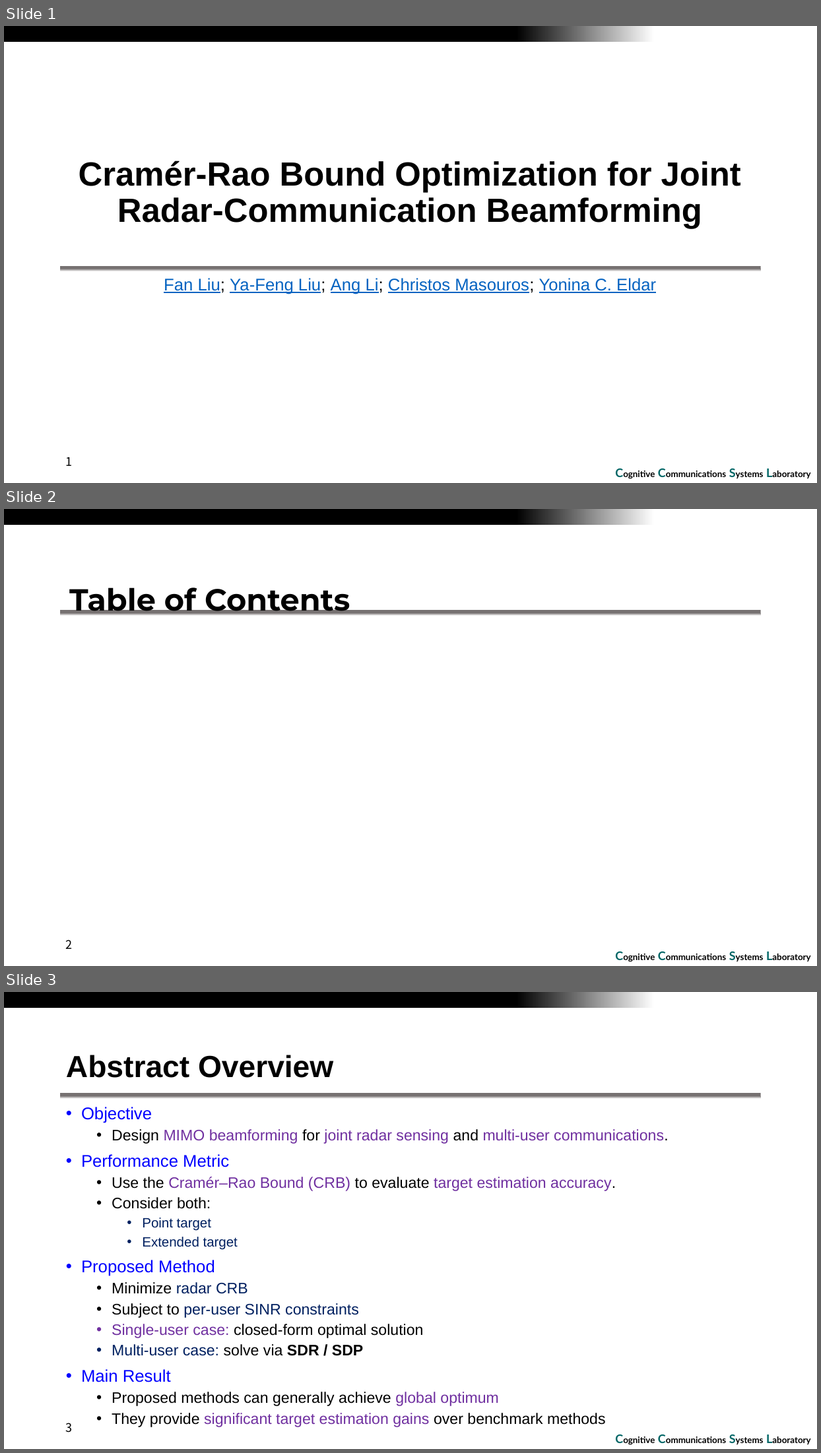
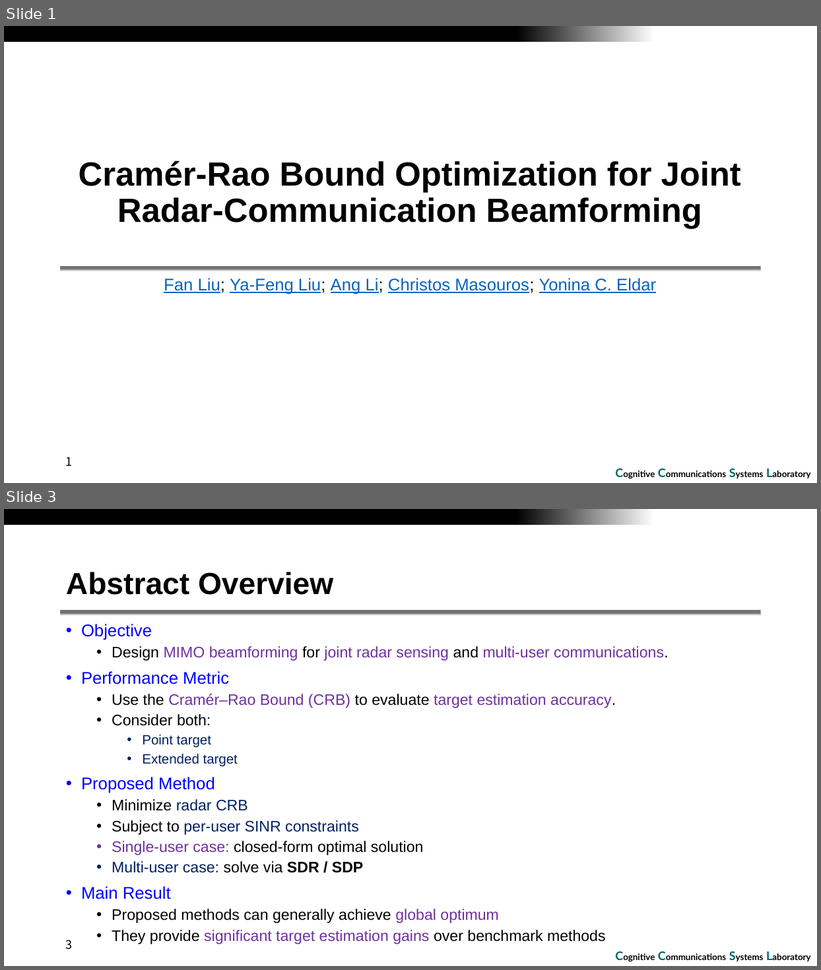
Before and after one commit to RefatHanbat/CRB-Optimization-for-Joint-Radar-Communication-Beamforming, a slide deck: CRB for joint randar communication and beamforming.pptx. Shown one above the other, each under a label of ours: slides 1, 2 and 3 before the commit, slides 1 and 3 after it; the slides between them are not shown. The pictures are 821x1453 and 821x970 pixels, drawn with LibreOffice and Linux fonts; fonts in the diff are those of the drawing; background and template pictures are left out. Boxes give left, top, right and bottom in pixels: in the first picture for what was removed or moved away, otherwise in the second. Text is boxed around its words. In the diff, an @@ line names an element or a change of style, - is before the commit and + after.

```diff
--- a/CRB for joint randar communication and beamforming.pptx
+++ b/CRB for joint randar communication and beamforming.pptx
@@ slide 2 removed at [4, 509, 817, 966], background #FFFFFF; not listed: 3 template elements that a slide beside it also shows @@
@@ title removed at [69, 588, 350, 615] @@
-Table of Contents
@@ page number removed at [66, 940, 73, 949] @@
-2
```
Also in this commit, not shown: 1 slide added.
